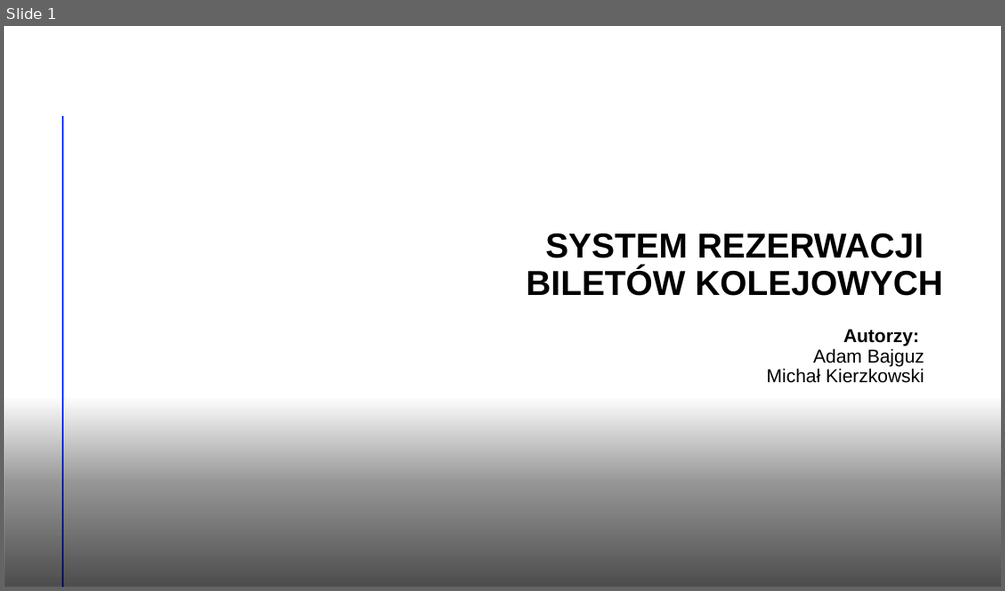
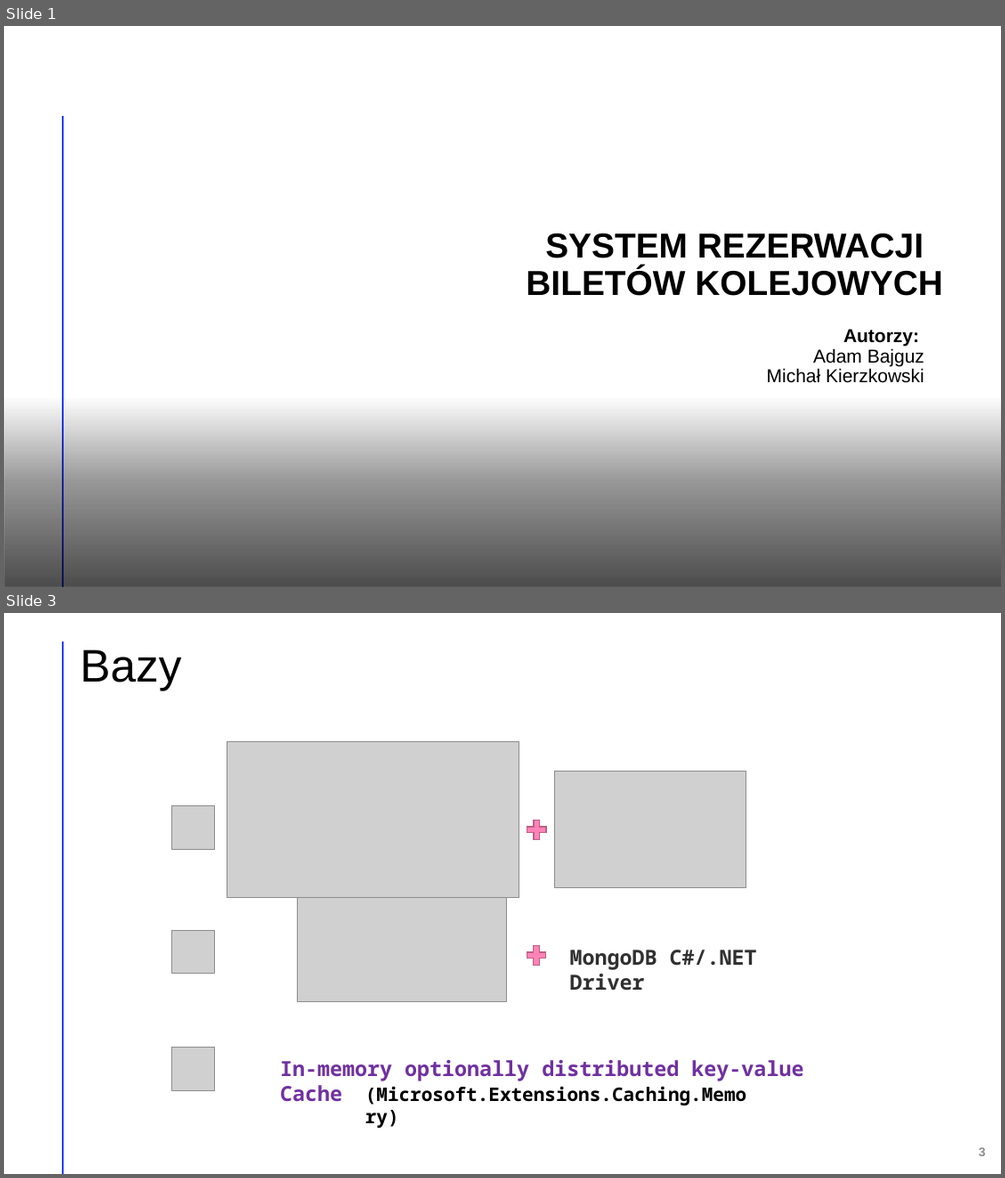
Before and after one commit to adambajguz/TrainsOnline, a slide deck: docs/Prezentacja Bajguz Kierzkowski.pptx. Shown one above the other, each under a label of ours: slide 1 before the commit, slides 1 and 3 after it; the slides between them are not shown. The pictures are 1005x591 and 1005x1178 pixels, drawn with LibreOffice and Linux fonts; fonts in the diff are those of the drawing; grey boxes stand for pictures; background and template pictures are left out. Boxes give left, top, right and bottom in pixels: in the first picture for what was removed or moved away, otherwise in the second. Text is boxed around its words. In the diff, an @@ line names an element or a change of style, - is before the commit and + after.

```diff
--- a/docs/Prezentacja Bajguz Kierzkowski.pptx
+++ b/docs/Prezentacja Bajguz Kierzkowski.pptx
@@ slide 3 added at box(4, 613, 1001, 1174), background #FFFFFF @@
@@ line added from (63, 642) to (63, 1173), #FF9022 2 pt @@
@@ title added at box(80, 649, 181, 690), 44 pt, text #000000 @@
+Bazy
@@ picture added at box(226, 742, 519, 897) @@
@@ picture added at box(555, 771, 746, 887) @@
@@ picture added at box(171, 806, 215, 850) @@
@@ plus sign added at box(524, 817, 550, 843), fill #FF83B6, outline #BD6187 1 pt @@
@@ picture added at box(298, 897, 507, 1002) @@
@@ picture added at box(171, 930, 215, 973) @@
@@ plus sign added at box(524, 942, 550, 968), fill #FF83B6, outline #BD6187 1 pt @@
@@ text added at box(570, 949, 757, 990), 20 pt, text #313030, bold @@
+MongoDB C#/.NET Driver
@@ picture added at box(171, 1047, 215, 1091) @@
@@ text added at box(280, 1060, 803, 1102), 20 pt, text #7030A0, bold @@
+In-memory optionally distributed key-value Cache
@@ text added at box(365, 1086, 746, 1105), 18 pt, text #000000, bold @@
+(Microsoft.Extensions.Caching.Memory)
@@ page number added at box(979, 1147, 986, 1156), 12 pt, text #8C8C8C, bold @@
+3
```
Also in this commit, not shown: 3 other slides added, 3 other files.
